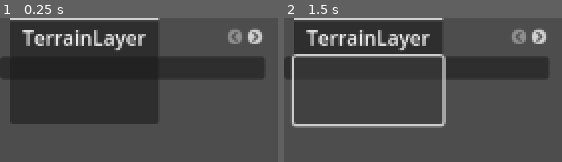
Above: before the commit, frames 1-2 (left to right).
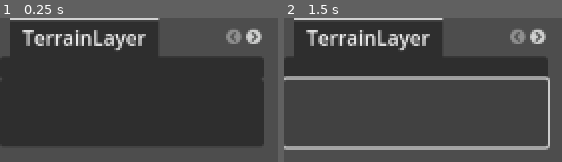
Above: after the commit, the same moments.

Repository: MapcrafterTactics/MapCrafter-Tactics
Game: Godot game, scene res://Editor.tscn
The game is run twice, just before and just after one commit, with the same random seed, the same clock (stepped at 60 frames per second) and the same inputs.
Inputs (mouse positions are in pixels of both pictures, inside the frame that each line leads up to; where the layout moved, square brackets give the same spot in the first picture):
- Up to frame 1 (0.25 s): no input
- Up to frame 2 (1.5 s): click (414, 113) [367, 90] at 0.5 s; click (414, 113) [367, 90] at 1.25 s

The runs differ from the first frame. In frame 1, 27% of the frame differs, in the area x 0-95%, y 8-89%; in frame 2, 10%.

Commit message:
Menu
+-Normally menu

Diff:
--- a/map-crafter-tactics/Editor.tscn
+++ b/map-crafter-tactics/Editor.tscn
@@ -10,7 +10,7 @@
 
 [node name="TabContainer" type="TabContainer" parent="."]
 layout_mode = 0
-offset_right = 212.0
+offset_right = 211.0
 offset_bottom = 49.0
 current_tab = 0
 
@@ -20,9 +20,9 @@
 
 [node name="Button" type="Button" parent="TabContainer/TerrainLayer"]
 layout_mode = 0
-offset_left = 8.0
-offset_right = 127.0
-offset_bottom = 54.0
+offset_top = 18.0
+offset_right = 211.0
+offset_bottom = 72.0
 
 [node name="CharacterLayer" type="Control" parent="TabContainer"]
 visible = false
@@ -36,8 +36,9 @@
 
 [node name="ItemList" type="ItemList" parent="TabContainer/CharacterLayer"]
 layout_mode = 0
-offset_right = 40.0
-offset_bottom = 40.0
+offset_top = 18.0
+offset_right = 211.0
+offset_bottom = 80.0
 
 [node name="BattleLayer" type="Control" parent="TabContainer"]
 visible = false
@@ -46,8 +47,9 @@
 
 [node name="Button" type="Button" parent="TabContainer/BattleLayer"]
 layout_mode = 0
-offset_right = 8.0
-offset_bottom = 8.0
+offset_top = 18.0
+offset_right = 211.0
+offset_bottom = 71.0
 
 [node name="MainViewport" type="Node3D" parent="."]
 
--- a/map-crafter-tactics/Menu.tscn
+++ b/map-crafter-tactics/Menu.tscn
@@ -22,33 +22,45 @@
 stream = ExtResource("2_5yleq")
 autoplay = true
 expand = true
-loop = true
 buffering_msec = 1000
 
-[node name="DarkOverlay" type="ColorRect" parent="."]
-layout_mode = 0
-offset_left = 130.0
-offset_top = 45.0
-offset_right = 502.0
-offset_bottom = 226.0
+[node name="CanvasLayer" type="CanvasLayer" parent="."]
+layer = 0
+
+[node name="DarkOverlay" type="ColorRect" parent="CanvasLayer"]
+offset_right = 1280.0
+offset_bottom = 720.0
+color = Color(0, 0, 0, 0.08235294)
 
 [node name="ButtonsContainer" type="VBoxContainer" parent="."]
 layout_mode = 0
-offset_left = 457.0
-offset_top = 269.0
-offset_right = 679.0
-offset_bottom = 401.0
+offset_left = 480.0
+offset_top = 270.0
+offset_right = 800.0
+offset_bottom = 450.0
 
 [node name="NewSceneButton" type="Button" parent="ButtonsContainer"]
 layout_mode = 2
+size_flags_vertical = 3
+text = "New Scene"
 
 [node name="LoadSceneButton" type="Button" parent="ButtonsContainer"]
 layout_mode = 2
+size_flags_vertical = 3
+text = "Load Scene"
 
 [node name="SettingsButton" type="Button" parent="ButtonsContainer"]
 layout_mode = 2
+size_flags_vertical = 3
+text = "Settings"
 
 [node name="ExitButton" type="Button" parent="ButtonsContainer"]
 layout_mode = 2
+size_flags_vertical = 3
+text = "Exit"
 
 [connection signal="finished" from="BackGroundVideo" to="." method="_on_back_ground_video_finished"]
+[connection signal="pressed" from="ButtonsContainer/NewSceneButton" to="." method="_on_new_scene_button_pressed"]
+[connection signal="pressed" from="ButtonsContainer/LoadSceneButton" to="." method="_on_load_scene_button_pressed"]
+[connection signal="pressed" from="ButtonsContainer/SettingsButton" to="." method="_on_settings_button_pressed"]
+[connection signal="pressed" from="ButtonsContainer/ExitButton" to="." method="_on_exit_button_pressed"]
--- a/map-crafter-tactics/menu.gd
+++ b/map-crafter-tactics/menu.gd
@@ -1,5 +1 @@
 extends Control
-
-
-func _on_back_ground_video_finished() -> void:
-	pass # Replace with function body.
